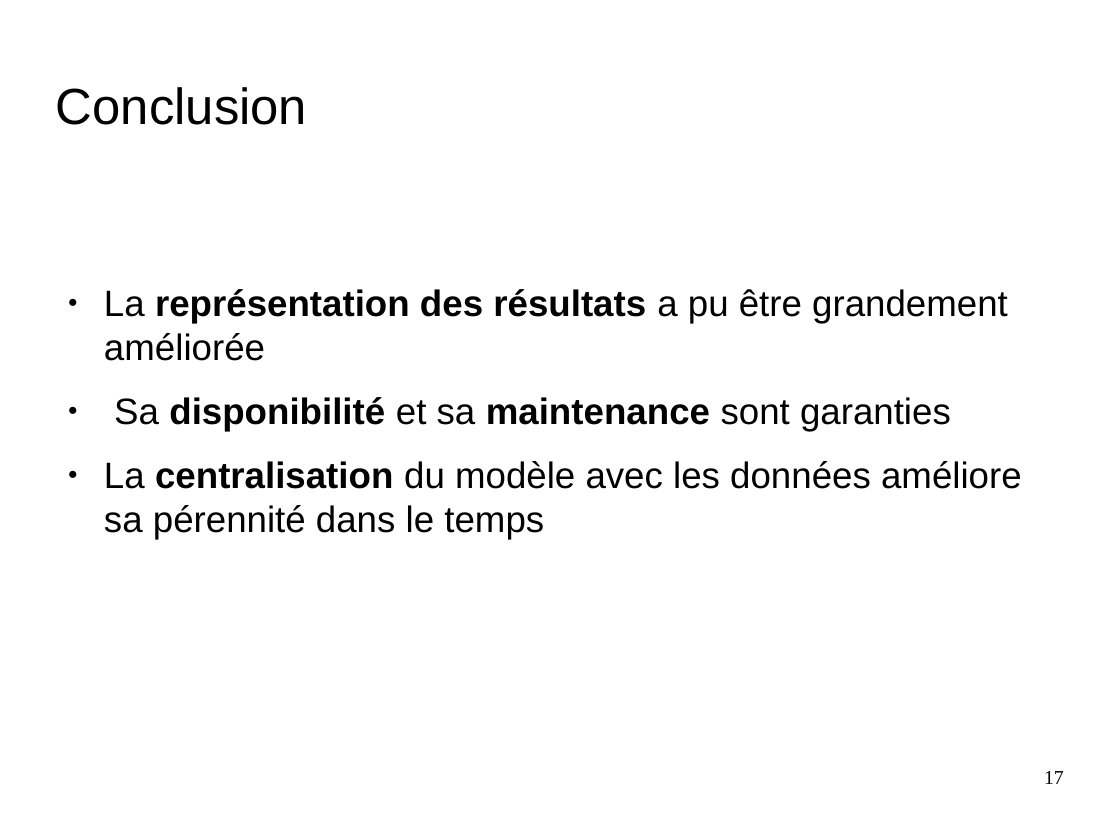
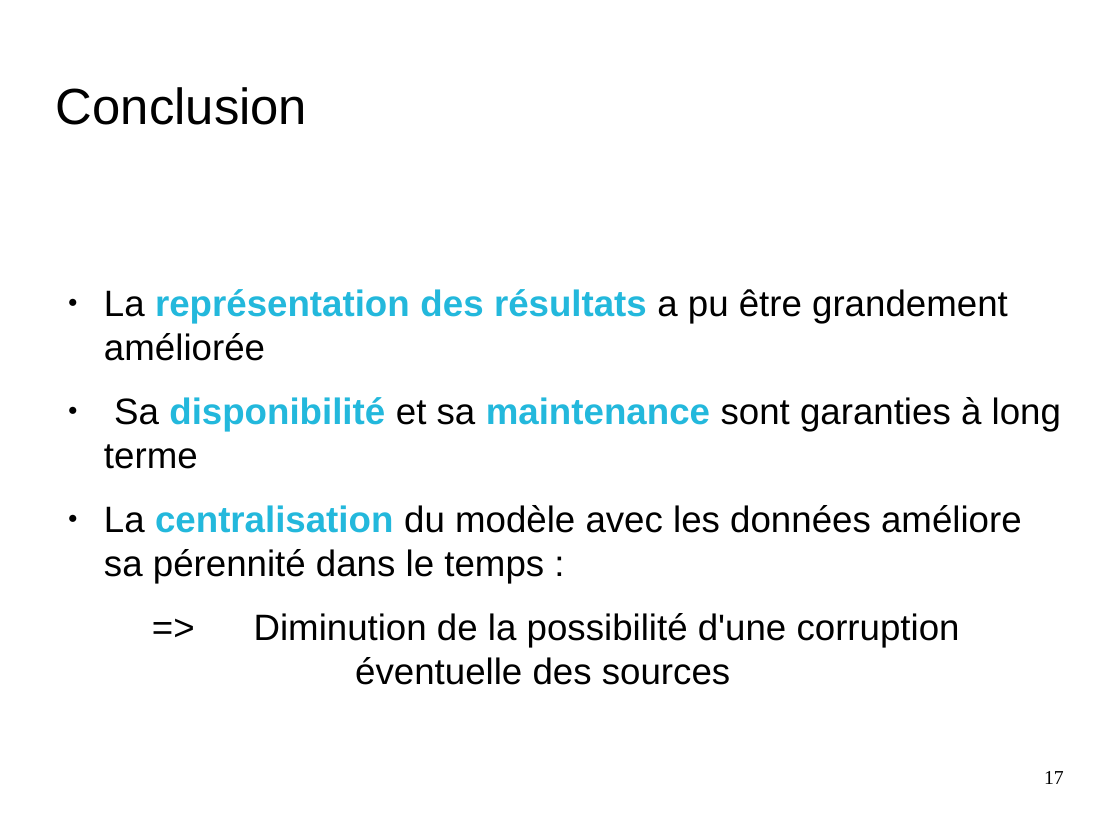
Before and after one commit to nesta7/designProject, a slide deck: slide 17 of Poster_Presentation/presentation_final_demoustication.odp. Drawn at 1120x840 pixels with LibreOffice and Linux fonts; fonts in the diff are those of the drawing; background and template pictures are left out. Boxes give left, top, right and bottom in pixels: in the first picture for what was removed or moved away, otherwise in the second. Text is boxed around its words. In the diff, an @@ line names an element or a change of style, - is before the commit and + after.

```diff
--- a/Poster_Presentation/presentation_final_demoustication.odp
+++ b/Poster_Presentation/presentation_final_demoustication.odp
@@ text at box(104, 289, 1008, 361): text colour #000000 to #23B8DC in "représentation des résultats" @@
@@ text at box(104, 397, 1061, 685): text changed @@
-● Sa disponibilité et sa maintenance sont garanties
-● La centralisation du modèle avec les données améliore sa pérennité dans le temps
+● Sa disponibilité et sa maintenance sont garanties à long terme
+● La centralisation du modèle avec les données améliore sa pérennité dans le temps :
+  => Diminution de la possibilité d'une corruption
+  éventuelle des sources
```
Also in this commit, not shown: 12 other slides changed, 3 slides added, 3 slides removed, 2 other files.
